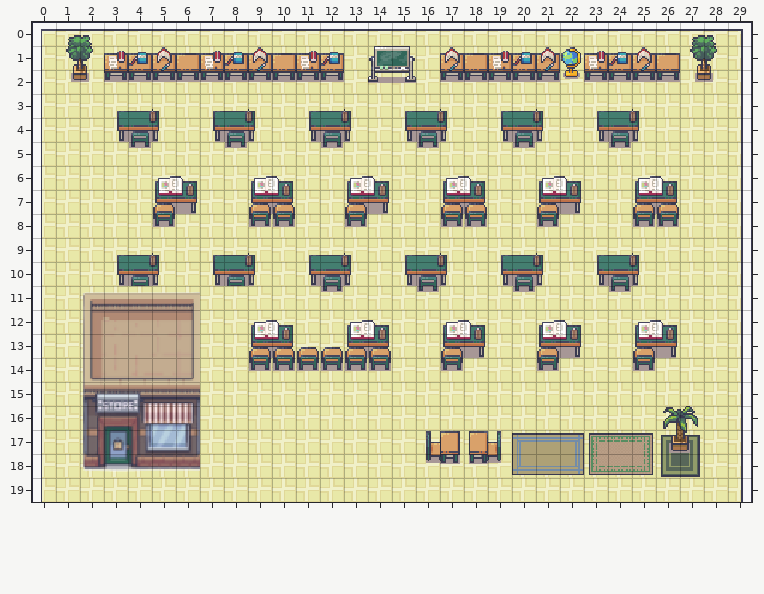
Two states of a Tiled map, assets/classroom.tmx. This is how it looked before the edit.
Cells are 16x16 px. Shown: x 0..29, y 0..19.
After:
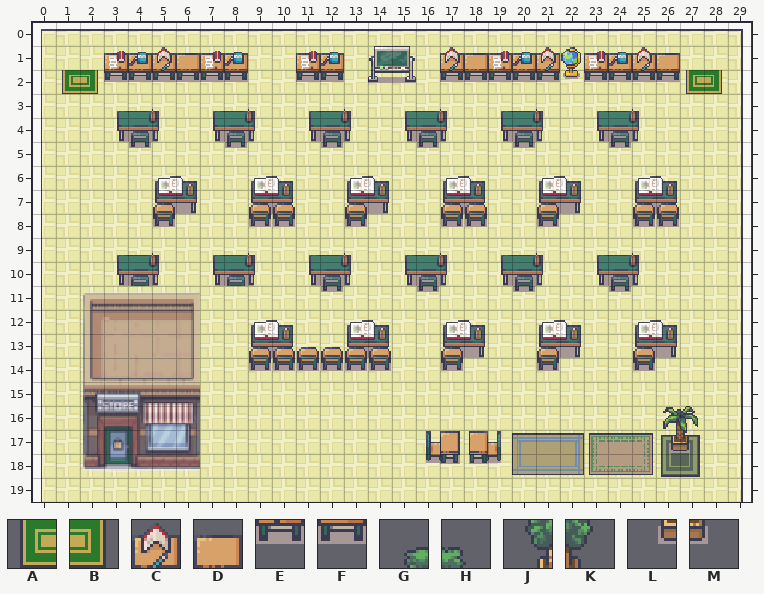
Key: from "Interiors_free_16x16": A 299, B 300, C 577, D 578, E 593, F 594, G 714, H 715, J 730, K 731, L 746, M 747.
_ is an empty cell.
The edit:
Layer "圖塊層 2":
Tile C is gone in row 1 at x 9.
Tile D is gone in row 1 at x 10.
Tile E is gone in row 2 at x 9.
Tile F is gone in row 2 at x 10.
Layer "圖塊層 3":
The author changed tile L to tile A in row 2 at x 1 and 27.
The author changed tile M to tile B in row 2 at x 2 and 28.
Tile G is gone in row 0 at x 1 and 27.
Tile H is gone in row 0 at x 2 and 28.
Tile J is gone in row 1 at x 1 and 27.
Tile K is gone in row 1 at x 2 and 28.
Where, in picture pixels (left, top, right, bottom), the same in both pictures:
changed: (62, 35, 98, 94)
changed: (686, 35, 722, 94)
removed: (248, 47, 296, 82)
